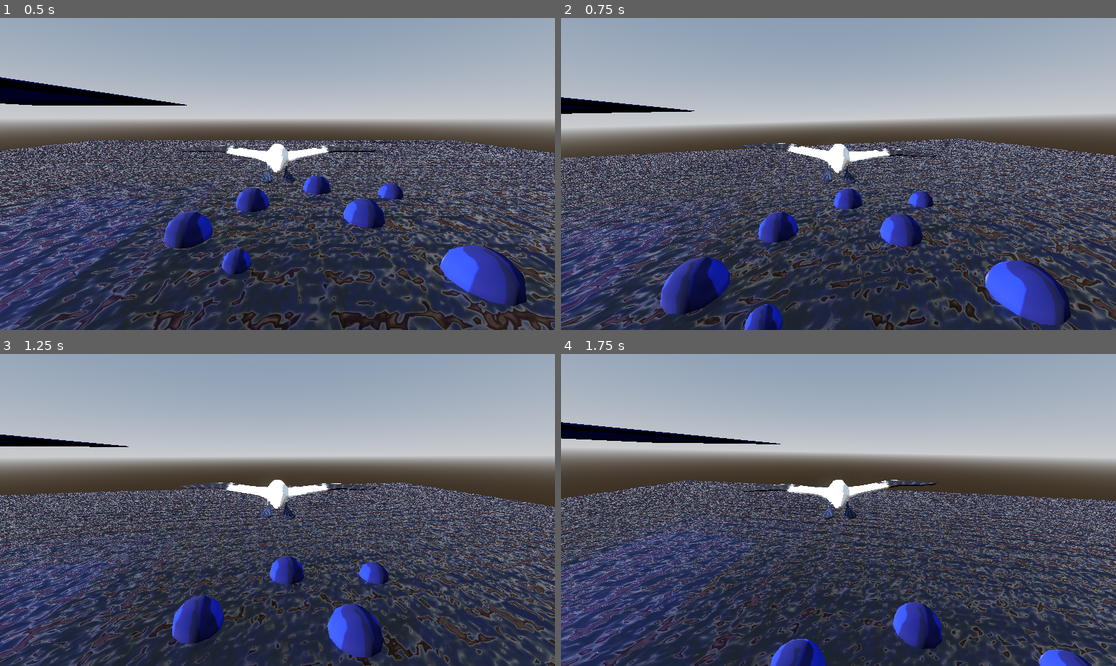
Above: before the commit, frames 1-4 (two rows, left to right).
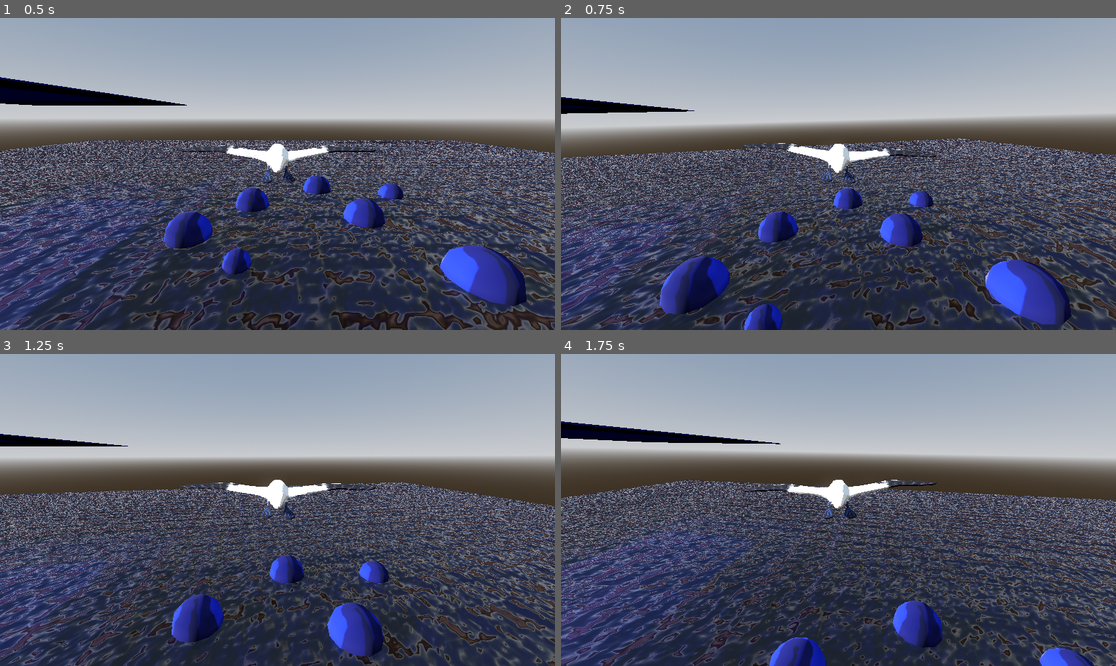
Above: after the commit, the same moments.

Repository: dreamfunicular/trianglegamejam26
Game: Godot game, scene res://BirdTestEnv.tscn
Same seed, same stepped clock (60 frames per second), same inputs: the game is played once before the commit and once after it. The project has no main scene, so this scene is started directly. The engine's default icon, where the game draws it, is replaced by a stand-in: a white triangle on a blue panel in a dark square.
Inputs (mouse positions are in pixels of both pictures, inside the frame that each line leads up to):
- Up to frame 1 (0.5 s): no input
- Up to frame 2 (0.75 s): tap Enter (ui_accept) at 0.5 s; move the mouse to (866, 174) at 0.52 s
- Up to frame 3 (1.25 s): tap Enter (ui_accept) at 0.77, 1.07 s
- Up to frame 4 (1.75 s): move the mouse to (810, 510) at 1.27 s; tap Enter (ui_accept) at 1.52 s

Frame 1 is identical in both runs. In frame 2, 14% of the frame differs, in the area x 0-100%, y 25-100%; in frame 3, 23%; in frame 4, 25%, in the area x 0-100%, y 21-100%.

Commit message:
added tweak to make coming out of the water easier for shallow dives

Diff:
--- a/Objects/Player/player.gd
+++ b/Objects/Player/player.gd
@@ -23,6 +23,7 @@
 @export var flappingBlendPath: String
 
 var bird_in_water : bool = false
+var is_bird_surfacing : bool = false
 var camera_in_water : bool = false
 
 func _ready():
@@ -76,7 +77,7 @@
 
 		var divespeed_coefficient = 1
 		if (desired_dir.normalized().y > 0):
-			divespeed_coefficient = 1 + desired_dir.normalized().y * 0.7
+			divespeed_coefficient = 1 + desired_dir.normalized().y * 10
 
 		velocity = velocity.lerp(desired_dir * velocity.length(), divespeed_coefficient * speed_weight * 0.1 * 60 * delta)
 
@@ -91,13 +92,20 @@
 
 	# water bird
 	else:
-		pass
-		var pitch = pitch_pivot.global_transform.basis.z.normalized().y # -1 is straight up, 1 is straight down
-		velocity.y += pow(-position.y, 1.4)/150 * (6-pow(pitch+2, 1.4))
-		clampf(velocity.y, 0, 50)
 		# this math is kinda temp still but i like the vibe of it.
 		# basically the longer you stay pointed down the longer you go
 		# tthink about it like variable height jump from mario
+		var pitch = pitch_pivot.global_transform.basis.z.normalized().y # -1 is straight up, 1 is straight down
+		if pitch < 0 or is_bird_surfacing: # facing up
+			# have a stronger force once the apex of the dive is reached
+			is_bird_surfacing = true
+			velocity.y += pow(-position.y, 1.6) / 100 + 0.5
+			#clampf(velocity.y, 0, 50)
+
+		else:
+			velocity.y += pow(-position.y, 1.4) / 150 * (6-pow(pitch+2, 1.4))
+			#clampf(velocity.y, 0, 50)
+
 
 	move_and_slide()
 
@@ -108,6 +116,7 @@
 
 func bird_enter_water():
 	bird_in_water = true
+	is_bird_surfacing = false
 
 func bird_exit_water():
 	bird_in_water = false
